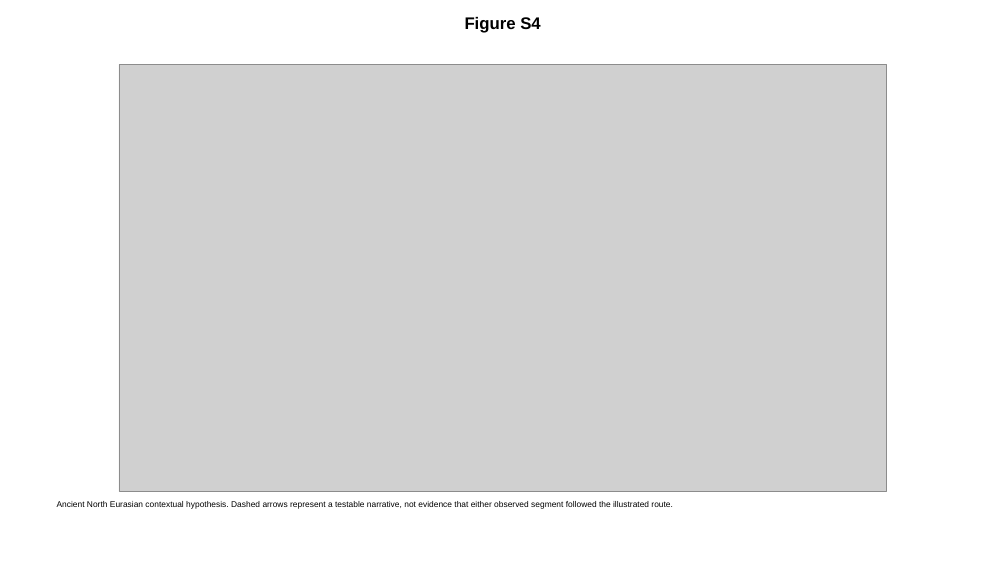
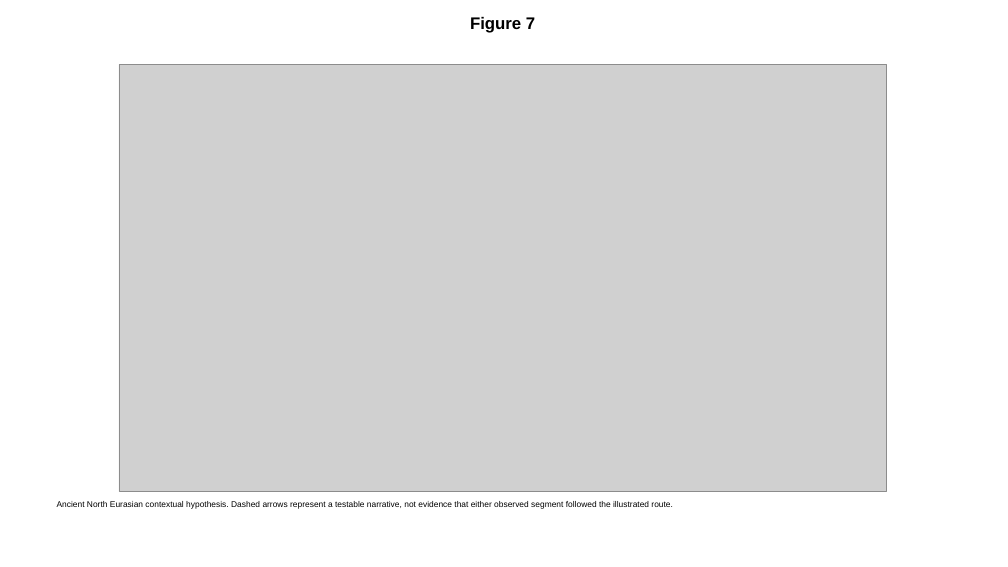
Before and after one commit to bougtoir/denisovan-archaic-dna-analysis, a slide deck: slide 7 of docs/ajba_submission/figures_tables_ajba.pptx (slide 8 before the commit). Drawn at 1008x567 pixels with LibreOffice and Linux fonts; fonts in the diff are those of the drawing; grey boxes stand for pictures. Boxes give left, top, right and bottom in pixels: in the first picture for what was removed or moved away, otherwise in the second. Text is boxed around its words. In the diff, an @@ line names an element or a change of style, - is before the commit and + after.

Commit message:
Restore all BioEssays figures in AJBA package

```diff
--- a/docs/ajba_submission/figures_tables_ajba.pptx
+++ b/docs/ajba_submission/figures_tables_ajba.pptx
@@ text at bbox=[470, 17, 535, 33]: text changed @@
-Figure S4
+Figure 7
```
Also in this commit, not shown: 4 other slides changed, 2 slides added, 32 other files.
